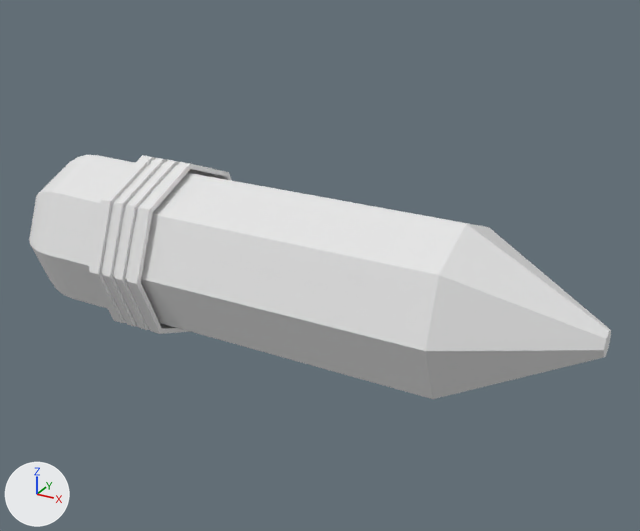
One commit to the Blender file pencil.blend: the scene before it, then after it.
Before and after are seen from a 50 mm camera at (4.62, -8.12, 5.23) aimed at (0.07, 0.15, 1.1). Arrows for +X, +Y and +Z are at lower left; the lights stay in place.
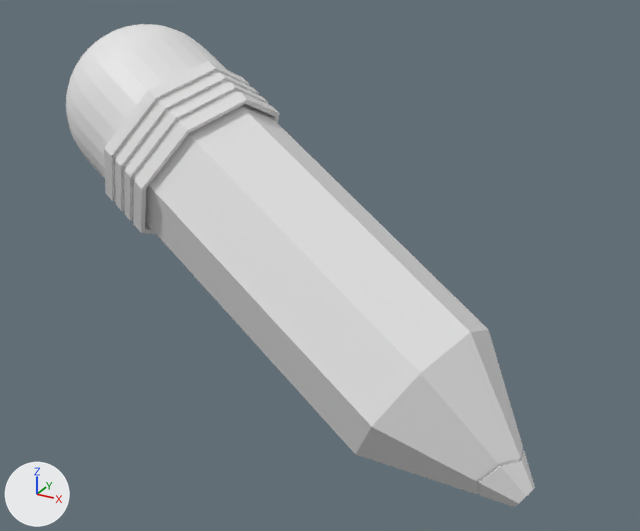
Commit message: final pencil with smooth

Pixel boxes [x1, y1, x2, y2] of what changed, in the pictures (640 x 531 px):
'Cylinder', reshaped, moved, turned
    before: [29, 155, 611, 399]
    after: [145, 104, 523, 494]
'Cylinder.001', moved, turned
    before: [89, 155, 231, 334]
    after: [104, 61, 280, 234]
'Cylinder.002', added
    after: [66, 24, 227, 179]
'Cylinder.003', added
    after: [476, 450, 535, 507]
part 1 of me_cylinder_003, cut back
    before: [425, 224, 611, 399]
    after: [356, 330, 523, 494]
part 2 of me_cylinder_003, deleted
    before: [29, 155, 135, 308]

The change, as a list of edits to the scene's bpy script:
```text
Change me_cylinder_003:
    used by ob_cylinder; location = (0.0, 0.0, 1.01); rotation_euler = (0.0, 1.571, 0.0), in degrees (0, 90, 0)
    verts and faces of me_cylinder_003; kept vertices keep their numbers, new ones are numbered from 96
    before: 0 (0.0, 0.15, 3.38) at pixel (610, 337), 1 (0.1, 0.1, 3.38) at pixel (608, 348), 2 (0.15, 0.0, 3.38) at pixel (605, 356), 3 (0.1, -0.1, 3.38) at pixel (603, 357), 4 (0.0, -0.15, 3.38) at pixel (604, 350)
    before: 5 (-0.1, -0.1, 3.38) at pixel (606, 338), 6 (-0.15, 0.0, 3.38) at pixel (609, 330), 7 (-0.1, 0.1, 3.38) at pixel (611, 330)
    remove me_cylinder_003.from_pydata(...)  # 96 vertices, 90 faces; spans x -1.0..1.0, y -1.0..1.0, z -3.91..3.38
    add me_cylinder_003.from_pydata(...)  # 24 vertices, 16 faces; spans x -0.99..1.0, y -1.0..1.0, z -2.49..3.08
    me_cylinder_003 part 1
    add delete_faces([(0, 7, 6, 5, 4, 3, 2, 1)])
    add verts[7] = (-0.25, 0.25, 3.01)  # moved, pixel (523, 446)
    add verts[4] = (0.0, -0.4, 2.93)  # moved, pixel (475, 480)
    add verts[1] = (0.22, 0.22, 3.08)  # moved
    add verts[0] = (0.0, 0.48, 2.79)  # moved
    add verts[5] = (-0.26, -0.27, 2.97)  # moved, pixel (498, 463)
    add verts[2] = (0.32, 0.0, 3.07)  # moved
    add verts[6] = (-0.31, 0.0, 3.08)  # moved, pixel (520, 458)
    add verts[3] = (0.25, -0.25, 3.02)  # moved, pixel (476, 494)
    me_cylinder_003 part 2
    72 vertices are removed from x -1.0..1.0, y -1.0..1.0, z -3.91..-3.05
    73 faces are deleted
Add me_cylinder_004:
    me_cylinder_004.from_pydata(...)  # 40 vertices, 33 faces; spans x -0.314..0.322, y -0.4..0.48, z 2.78..3.38
Add me_cylinder_002:
    me_cylinder_002.from_pydata(...)  # 80 vertices, 73 faces; spans x -1.0..1.0, y -1.0..1.0, z -3.91..-2.47
Change ob_cylinder:
    ob_cylinder.location: (0.0, 0.0, 1.01) -> (0.01, 0.01, 1.04)
    ob_cylinder.rotation_euler: (0.0, 1.571, 0.0) -> (0.15, 2.106, -0.0163)  # degrees (0, 90, 0) -> degrees (8.6, 121, -0.9)
Change ob_cylinder_001:
    ob_cylinder_001.location: (0.0, 0.0, 1.01) -> (-0.16, 0.04, 1.14)
    ob_cylinder_001.rotation_euler: (0.0, 1.571, 0.0) -> (0.15, 2.106, -0.0163)  # degrees (0, 90, 0) -> degrees (8.6, 121, -0.9)
Add ob_cylinder_003:
    ob_cylinder_003 = bpy.data.objects.new('Cylinder.003', me_cylinder_004)
    ob_cylinder_003.location = (0.01, 0.01, 1.04)
    ob_cylinder_003.rotation_euler = (0.15, 2.106, -0.0163)  # degrees (8.6, 121, -0.9)
Add ob_cylinder_002:
    ob_cylinder_002 = bpy.data.objects.new('Cylinder.002', me_cylinder_002)
    ob_cylinder_002.location = (0.35, -0.06, 0.83)
    ob_cylinder_002.rotation_euler = (0.15, 2.106, -0.0163)  # degrees (8.6, 121, -0.9)
    ob_cylinder_002.scale = (1.13, 1.13, 1.13)
    _m = ob_cylinder_002.modifiers.new('Subdivision', 'SUBSURF')
    _m = ob_cylinder_002.modifiers.new('Smooth', 'SMOOTH')
```
